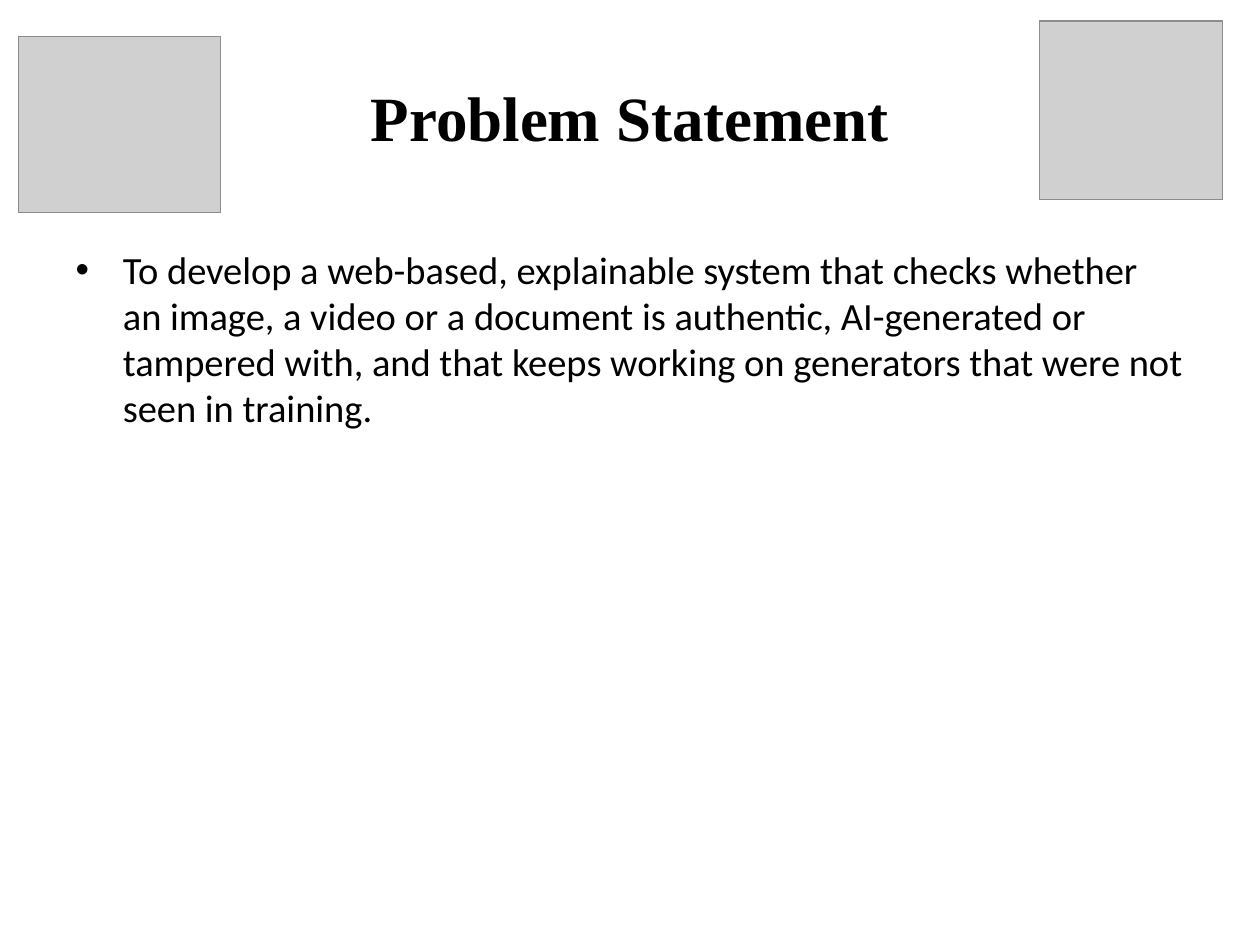
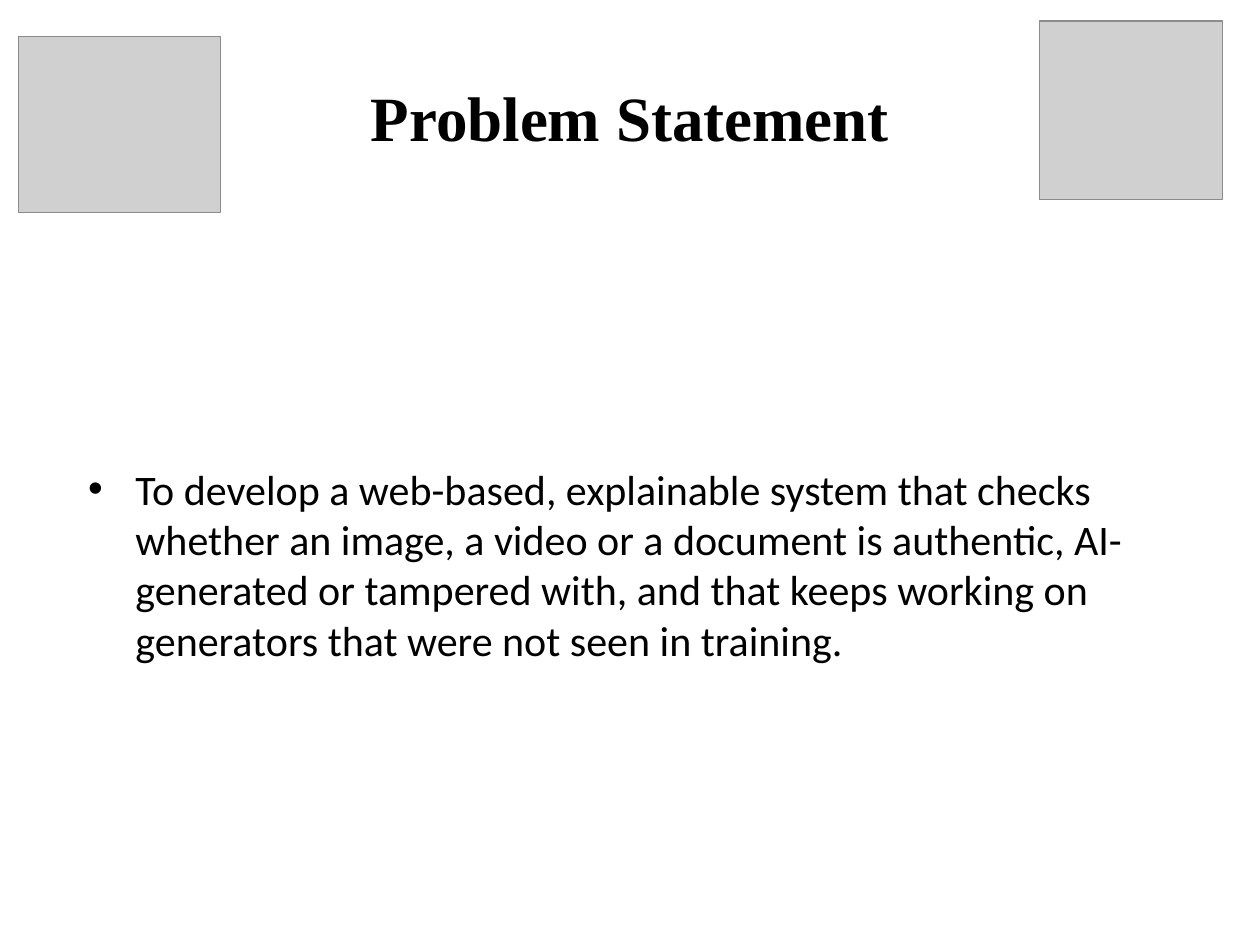
Before and after one commit to PawanBhandari03/DeepFake-Detection-Using-CrossGeneratorGeneralization, a slide deck: slide 3 of paper/reports/presentation/Final_Project_Presentation.pptx. Drawn at 1260x945 pixels with LibreOffice and Linux fonts; fonts in the diff are those of the drawing; grey boxes stand for pictures. Boxes give left, top, right and bottom in pixels: in the first picture for what was removed or moved away, otherwise in the second. Text is boxed around its words. In the diff, an @@ line names an element or a change of style, - is before the commit and + after.

```diff
--- a/paper/reports/presentation/Final_Project_Presentation.pptx
+++ b/paper/reports/presentation/Final_Project_Presentation.pptx
@@ text "To develop a web-based, explainable ...": place and size @@
-text "To develop a web-based, explainable ..." at box(123, 257, 1182, 429)
+text "To develop a web-based, explainable ..." at box(135, 475, 1122, 664)
@@ text "To develop a web-based, explainable ..." at box(135, 475, 1122, 664): size 22 to 24 pt; vertical alignment top to middle @@
```
Also in this commit, not shown: 17 other slides changed, 2 slides removed, 3 other files.
